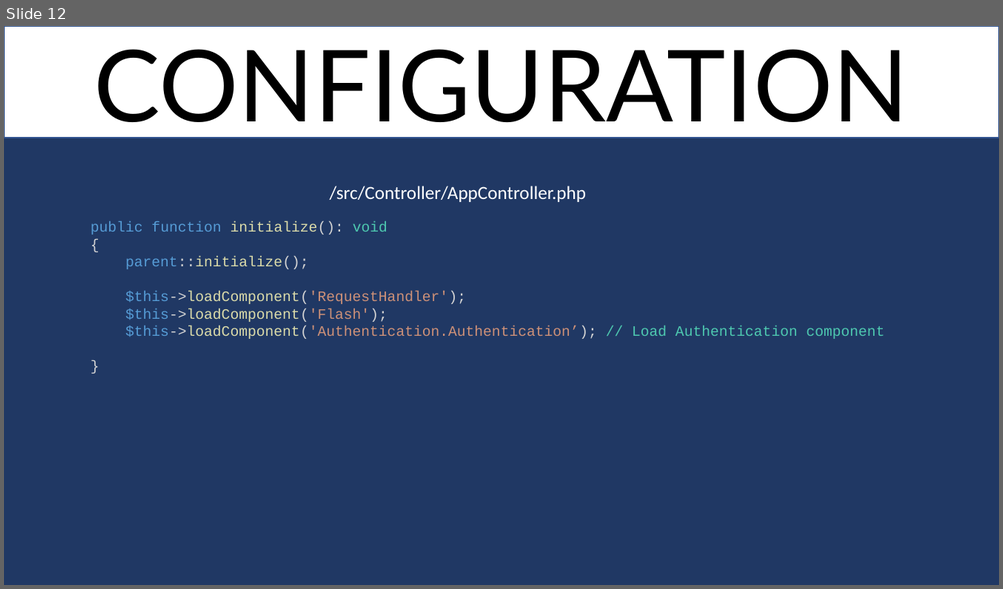
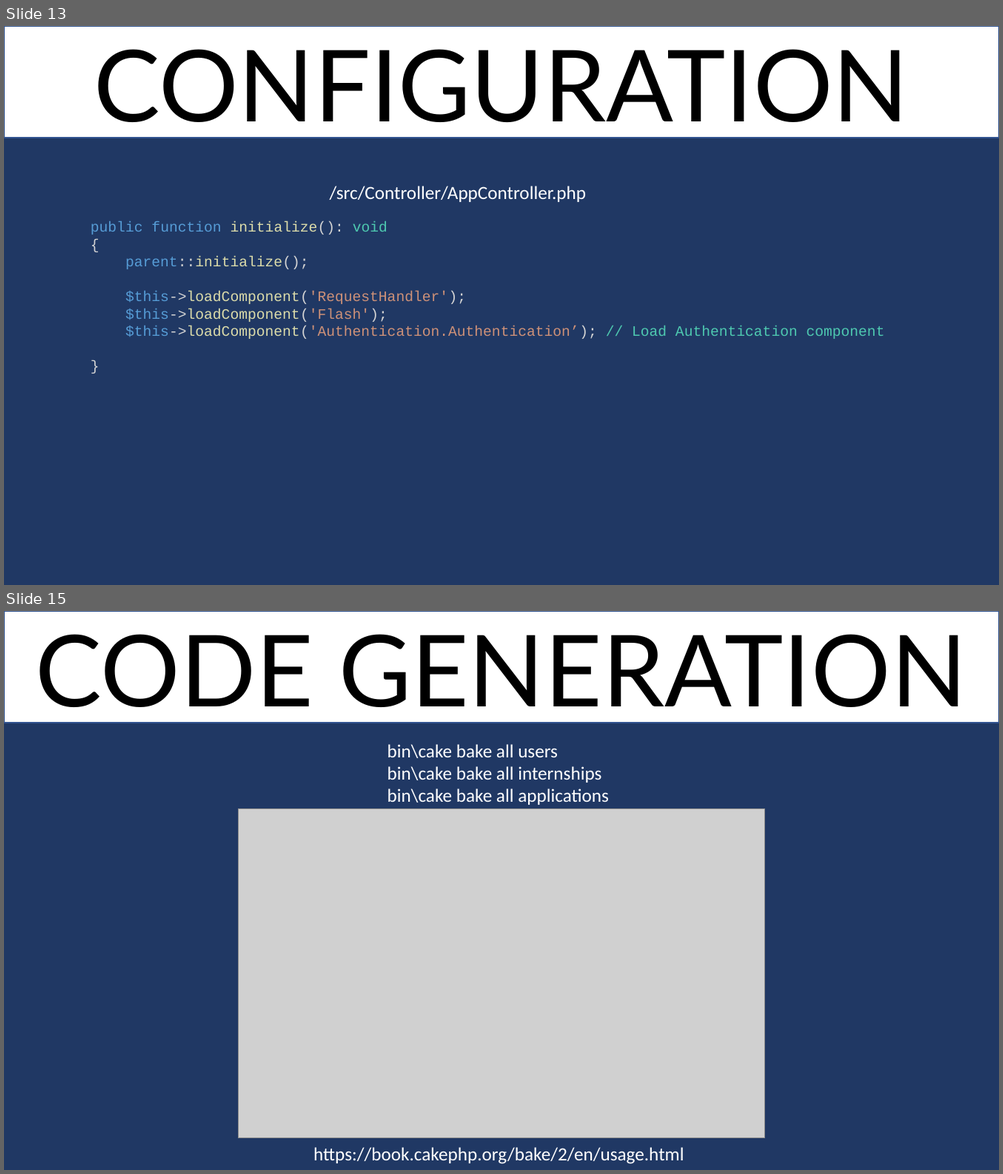
Before and after one commit to jkruskie/cis-355-intern-project, a slide deck: PowerPoint/JobCorse - CakePHP.pptx. Shown one above the other, each under a label of ours: slide 12 before the commit, slides 13 and 15 after it; the slides between them are not shown. The pictures are 1003x589 and 1003x1174 pixels, drawn with LibreOffice and Linux fonts; fonts in the diff are those of the drawing; grey boxes stand for pictures. Boxes give left, top, right and bottom in pixels: in the first picture for what was removed or moved away, otherwise in the second. Text is boxed around its words. In the diff, an @@ line names an element or a change of style, - is before the commit and + after.

```diff
--- a/PowerPoint/JobCorse - CakePHP.pptx
+++ b/PowerPoint/JobCorse - CakePHP.pptx
@@ slide 15 added at [4,611,999,1170], background #203864 @@
@@ rectangle added at [4,611,999,723], fill #FFFFFF, outline #325491 1 pt, 96 pt, text #000000 @@
+CODE GENERATION
@@ text added at [387,744,609,805], 18 pt, text #FFFFFF @@
+bin\cake bake all users
+bin\cake bake all internships
+bin\cake bake all applications
@@ picture added at [239,809,765,1139] @@
@@ text added at [313,1147,683,1165], 18 pt, text #FFFFFF @@
+https://book.cakephp.org/bake/2/en/usage.html
@@ what was slide 12 is now slide 13 @@
```
Also in this commit, not shown: 1 slide changed, 4 other slides added.
